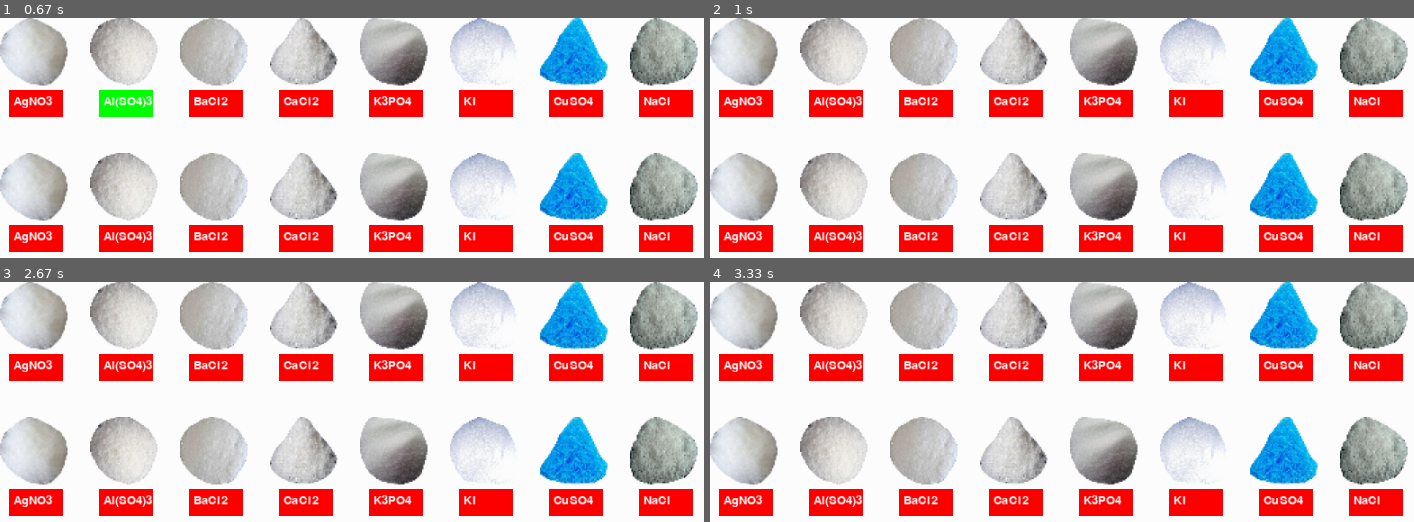
Above: before the commit, frames 1-4 (two rows, left to right).
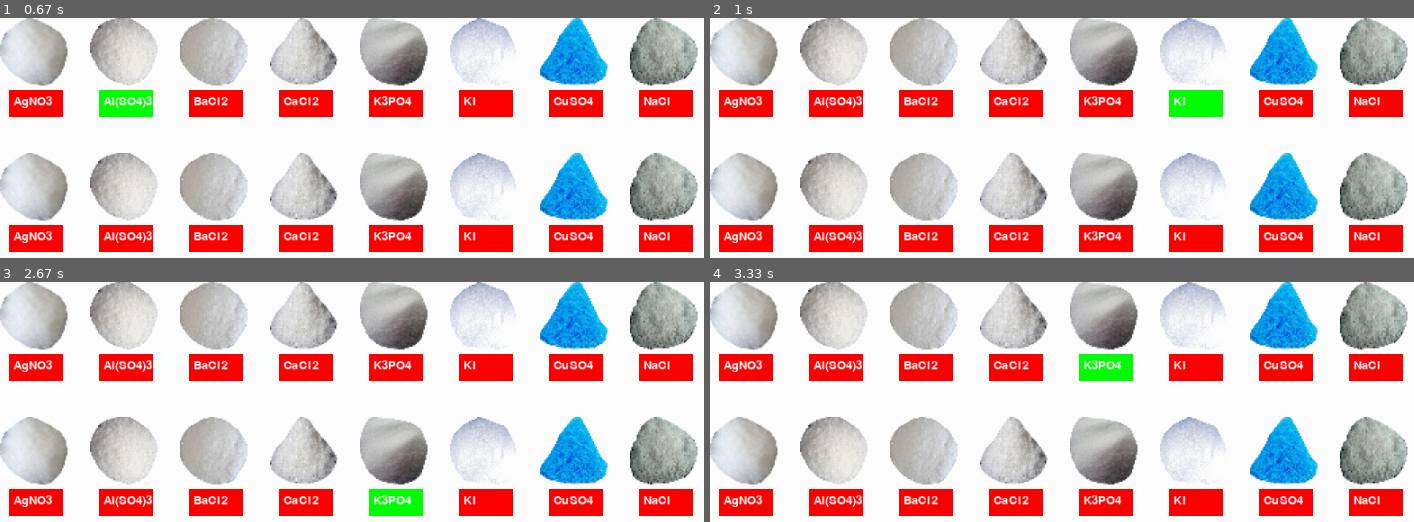
Above: after the commit, the same moments.

Repository: PreussenBlue/Learning_Game
Game: pygame game, started from Learning_Game.py
The game is run twice, just before and just after one commit, with the same random seed, the same clock (stepped at 60 frames per second) and the same inputs.
Inputs (mouse positions are in pixels of both pictures, inside the frame that each line leads up to):
- Up to frame 1 (0.67 s): click "Al(SO4)3" at 0.38 s
- Up to frame 2 (1 s): click "KI" at 0.72 s
- Up to frame 3 (2.67 s): click (584, 378) at 1.05 s; click (218, 363) at 1.38 s; click (464, 385) at 1.72 s; click "CaCl2" at 2.05 s; click (422, 488) at 2.38 s
- Up to frame 4 (3.33 s): click "KI" at 2.72 s; click "K3PO4" at 3.05 s

Frame 1 is identical in both runs. In frame 2, 0.9% of the frame differs, in the area x 65-73%, y 30-42%; in frame 3, 0.8%; in frame 4, 0.8%.

Commit message:
Update Learning_Game.py
alle lyser grønt når man hover over

Diff:
--- a/Learning_Game.py
+++ b/Learning_Game.py
@@ -50,7 +50,6 @@
     else:
         pygame.draw.rect(window, red, (10, 80, 60, 30))
 
-
     if 110+60 > mouse[0] > 110 and 80+30 > mouse[1] > 80:
         pygame.draw.rect(window, green, (110, 80, 60, 30))
     else:
@@ -61,28 +60,72 @@
     else:
         pygame.draw.rect(window, red, (210, 80, 60, 30))
 
-
     if 310+60 > mouse[0] > 310 and 80+30 > mouse[1] > 80:
         pygame.draw.rect(window, green, (310, 80, 60, 30))
     else:
         pygame.draw.rect(window, red, (310, 80, 60, 30))
 
+    if 410+60 > mouse[0] > 410 and 80+30 > mouse[1] > 80:
+        pygame.draw.rect(window, green, (410, 80, 60, 30))
+    else:
+        pygame.draw.rect(window, red, (410, 80, 60, 30))
 
-    pygame.draw.rect(window, red, (410, 80, 60, 30))
-    pygame.draw.rect(window, red, (510, 80, 60, 30))
-    pygame.draw.rect(window, red, (610, 80, 60, 30))
-    pygame.draw.rect(window, red, (710, 80, 60, 30))
+    if 510+60 > mouse[0] > 510 and 80+30 > mouse[1] > 80:
+        pygame.draw.rect(window, green, (510, 80, 60, 30))
+    else:
+        pygame.draw.rect(window, red, (510, 80, 60, 30))
+
+    if 610+60 > mouse[0] > 610 and 80+30> mouse[1] > 80:
+        pygame.draw.rect(window, green, (610, 80, 60, 30))
+    else:
+        pygame.draw.rect(window, red, (610, 80, 60, 30))
+
+    if 710+60 > mouse[0] > 710 and 80+30 > mouse[1] > 80:
+        pygame.draw.rect(window, green, (710, 80, 60, 30))
+    else:
+        pygame.draw.rect(window, red, (710, 80, 60, 30))
 
 
     #laver knapper til række 2
-    pygame.draw.rect(window, red, (10, 230, 60, 30))
-    pygame.draw.rect(window, red, (110, 230, 60, 30))
-    pygame.draw.rect(window, red, (210, 230, 60, 30))
-    pygame.draw.rect(window, red, (310, 230, 60, 30))
-    pygame.draw.rect(window, red, (410, 230, 60, 30))
-    pygame.draw.rect(window, red, (510, 230, 60, 30))
-    pygame.draw.rect(window, red, (610, 230, 60, 30))
-    pygame.draw.rect(window, red, (710, 230, 60, 30))
+    if 10+60 > mouse[0] > 10 and 230+30 > mouse[1] > 230:
+        pygame.draw.rect(window, green, (10, 230, 60, 30))
+    else:
+        pygame.draw.rect(window, red, (10, 230, 60, 30))
+
+    if 110+60 > mouse[0] > 110 and 230+30 > mouse[1] > 230:
+        pygame.draw.rect(window, green, (110, 230, 60, 30))
+    else:
+        pygame.draw.rect(window, red, (110, 230, 60, 30))
+
+    if 210+60 > mouse[0] >210 and 230+30 > mouse[1] > 230:
+        pygame.draw.rect(window, green, (210, 230, 60, 30))
+    else:
+        pygame.draw.rect(window, red, (210, 230, 60, 30))
+
+    if 310+60 > mouse[0] > 310 and 230+30 > mouse[1] > 230:
+        pygame.draw.rect(window, green, (310, 230, 60, 30))
+    else:
+        pygame.draw.rect(window, red, (310, 230, 60, 30))
+
+    if 410+60 > mouse[0] > 410 and 230+30 > mouse[1] > 230:
+        pygame.draw.rect(window, green, (410, 230, 60, 30))
+    else:
+        pygame.draw.rect(window, red, (410, 230, 60, 30))
+
+    if 510+60 > mouse[0] > 510 and 230+30 > mouse[1] > 230:
+        pygame.draw.rect(window, green, (510, 230, 60, 30))
+    else:
+        pygame.draw.rect(window, red, (510, 230, 60, 30))
+
+    if 610+60 > mouse[0] > 610 and 230+30 > mouse[1] > 230:
+        pygame.draw.rect(window, green, (610, 230, 60, 30))
+    else:
+        pygame.draw.rect(window, red, (610, 230, 60, 30))
+
+    if 710+60 > mouse[0] > 710 and 230+30 > mouse[1] > 230:
+        pygame.draw.rect(window, green, (710, 230, 60, 30))
+    else:
+        pygame.draw.rect(window, red, (710, 230, 60, 30))
 
     window.blit(ag, (0,0)) #sætter billede ind i række 1
     window.blit(al, (100, 0))
